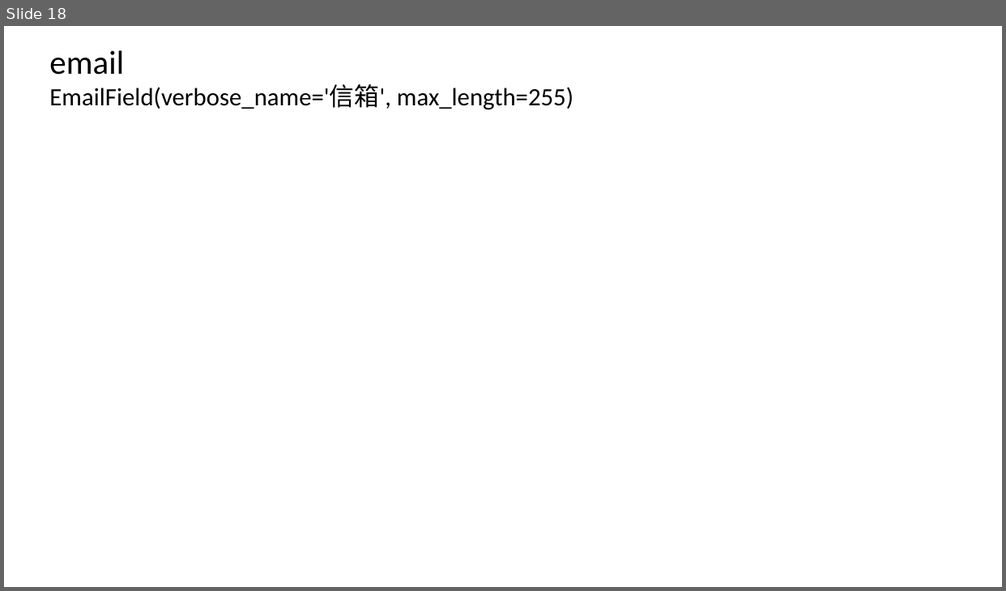
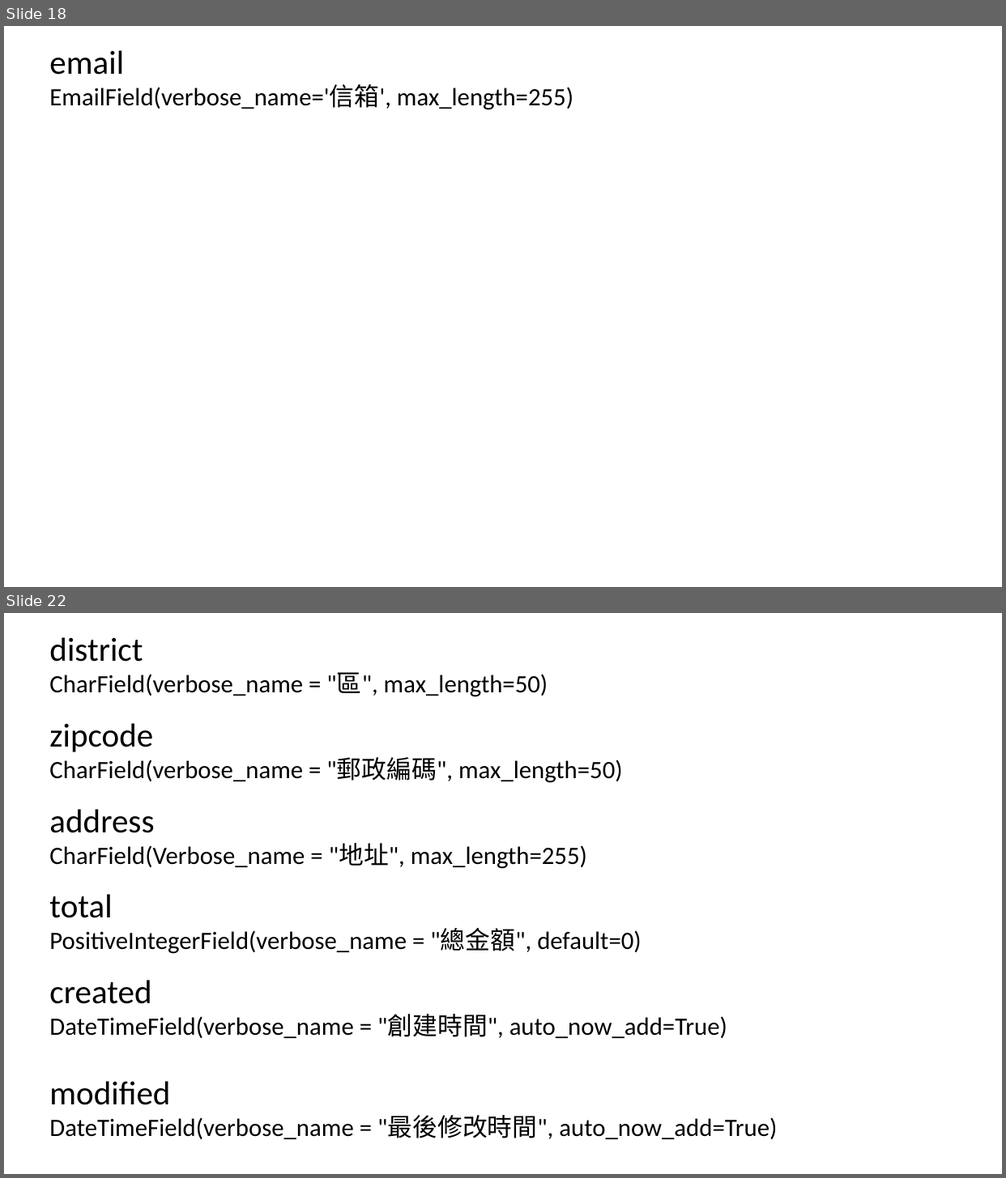
Before and after one commit to LouisLin511986/Django-eCommerce-tenant, a slide deck: model_set.pptx. Shown one above the other, each under a label of ours: slide 18 before the commit, slides 18 and 22 after it; the slides between them are not shown. The pictures are 1006x591 and 1006x1178 pixels, drawn with LibreOffice and Linux fonts; fonts in the diff are those of the drawing. Boxes give left, top, right and bottom in pixels: in the first picture for what was removed or moved away, otherwise in the second. Text is boxed around its words. In the diff, an @@ line names an element or a change of style, - is before the commit and + after.

```diff
--- a/model_set.pptx
+++ b/model_set.pptx
@@ slide 22 added at [4,613,1002,1174], background #FFFFFF @@
@@ text added at [49,637,548,697], 24 pt, text #000000 @@
+district
+CharField(verbose_name = "區", max_length=50)
@@ text added at [49,723,623,783], 24 pt, text #000000 @@
+zipcode
+CharField(verbose_name = "郵政編碼", max_length=50)
@@ text added at [49,809,587,869], 24 pt, text #000000 @@
+address
+CharField(Verbose_name = "地址", max_length=255)
@@ text added at [49,894,641,954], 24 pt, text #000000 @@
+total
+PositiveIntegerField(verbose_name = "總金額", default=0)
@@ text added at [49,980,727,1038], 24 pt, text #000000 @@
+created
+DateTimeField(verbose_name = "創建時間", auto_now_add=True)
@@ text added at [49,1081,777,1139], 24 pt, text #000000 @@
+modified
+DateTimeField(verbose_name = "最後修改時間", auto_now_add=True)
```
Also in this commit, not shown: 3 slides changed, 6 other slides added, 35 other files.
